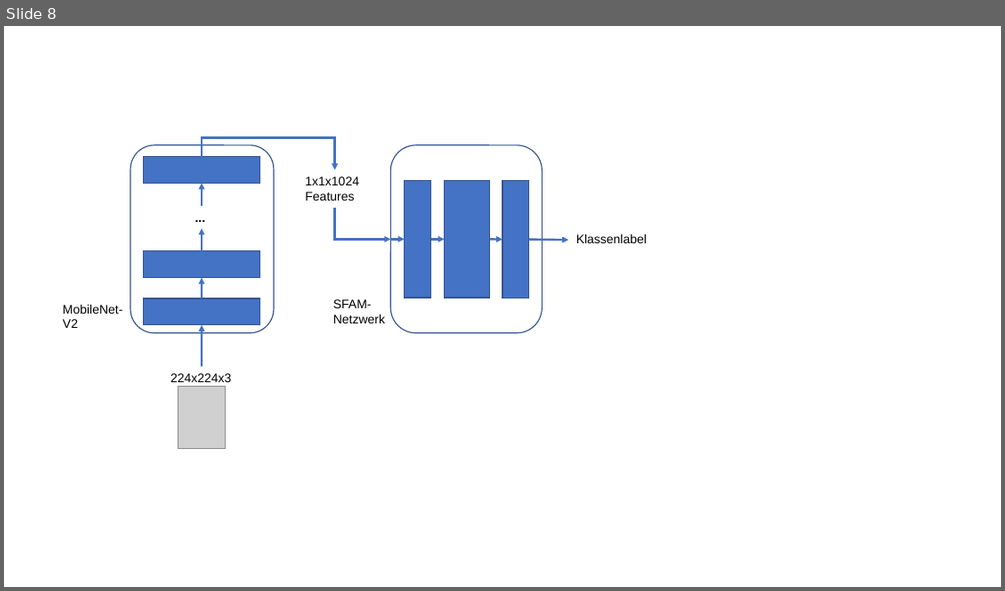
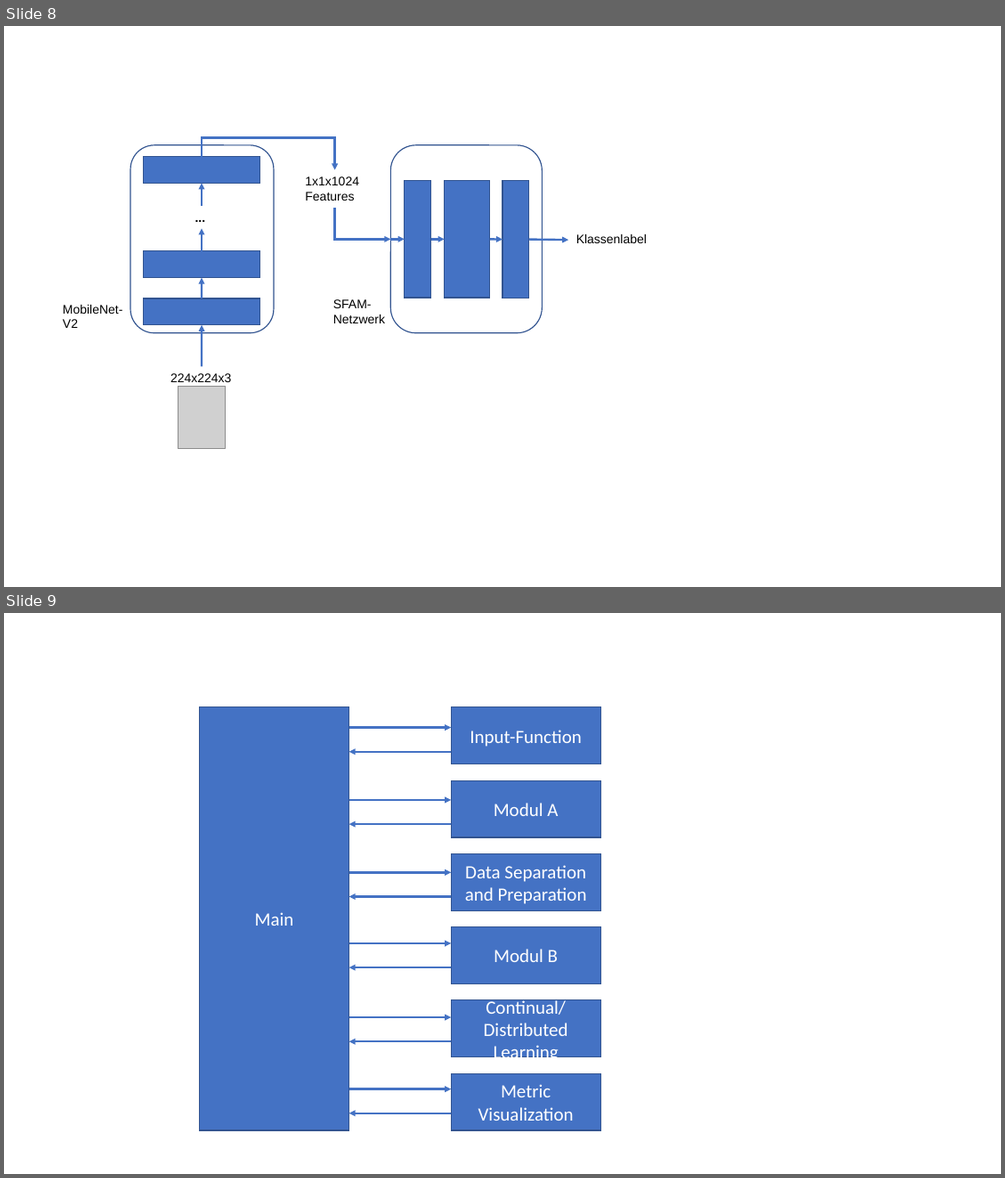
Before and after one commit to simonbuerste/Masterarbeit, a slide deck: Dokumentation/Graphiken.pptx. Shown one above the other, each under a label of ours: slide 8 before the commit, slides 8 and 9 after it. The pictures are 1005x591 and 1005x1178 pixels, drawn with LibreOffice and Linux fonts; fonts in the diff are those of the drawing; grey boxes stand for pictures. Boxes give left, top, right and bottom in pixels: in the first picture for what was removed or moved away, otherwise in the second. Text is boxed around its words. In the diff, an @@ line names an element or a change of style, - is before the commit and + after.

```diff
--- a/Dokumentation/Graphiken.pptx
+++ b/Dokumentation/Graphiken.pptx
@@ slide 9 added at (x1=4, y1=613, x2=1001, y2=1174), background #FFFFFF @@
@@ rectangle added at (x1=199, y1=707, x2=348, y2=1130), fill #4472C4, outline #325491 1 pt, 18 pt, text #FFFFFF @@
+Main
@@ rectangle added at (x1=451, y1=707, x2=600, y2=764), fill #4472C4, outline #325491 1 pt, 18 pt, text #FFFFFF @@
+Input-Function
@@ arrow added from (348, 728) to (451, 728), #4472C4 2 pt @@
@@ arrow added from (451, 751) to (348, 751), #4472C4 2 pt @@
@@ rectangle added at (x1=451, y1=780, x2=600, y2=837), fill #4472C4, outline #325491 1 pt, 18 pt, text #FFFFFF @@
+Modul A
@@ arrow added from (348, 800) to (451, 800), #4472C4 2 pt @@
@@ arrow added from (451, 824) to (348, 824), #4472C4 2 pt @@
@@ arrow added from (348, 873) to (451, 873), #4472C4 2 pt @@
@@ rectangle added at (x1=451, y1=854, x2=600, y2=910), fill #4472C4, outline #325491 1 pt, 18 pt, text #FFFFFF @@
+Data Separation and Preparation
@@ arrow added from (451, 896) to (348, 896), #4472C4 2 pt @@
@@ rectangle added at (x1=451, y1=927, x2=600, y2=984), fill #4472C4, outline #325491 1 pt, 18 pt, text #FFFFFF @@
+Modul B
@@ arrow added from (348, 943) to (451, 943), #4472C4 2 pt @@
@@ arrow added from (451, 967) to (348, 967), #4472C4 2 pt @@
@@ rectangle added at (x1=451, y1=1000, x2=600, y2=1057), fill #4472C4, outline #325491 1 pt, 18 pt, text #FFFFFF @@
+Continual/
+Distributed Learning
@@ arrow added from (348, 1018) to (451, 1018), #4472C4 2 pt @@
@@ arrow added from (451, 1041) to (348, 1041), #4472C4 2 pt @@
@@ arrow added from (348, 1088) to (451, 1088), #4472C4 2 pt @@
@@ rectangle added at (x1=451, y1=1074, x2=600, y2=1130), fill #4472C4, outline #325491 1 pt, 18 pt, text #FFFFFF @@
+Metric Visualization
@@ arrow added from (451, 1113) to (348, 1113), #4472C4 2 pt @@
```
Also in this commit, not shown: 3 other files.
